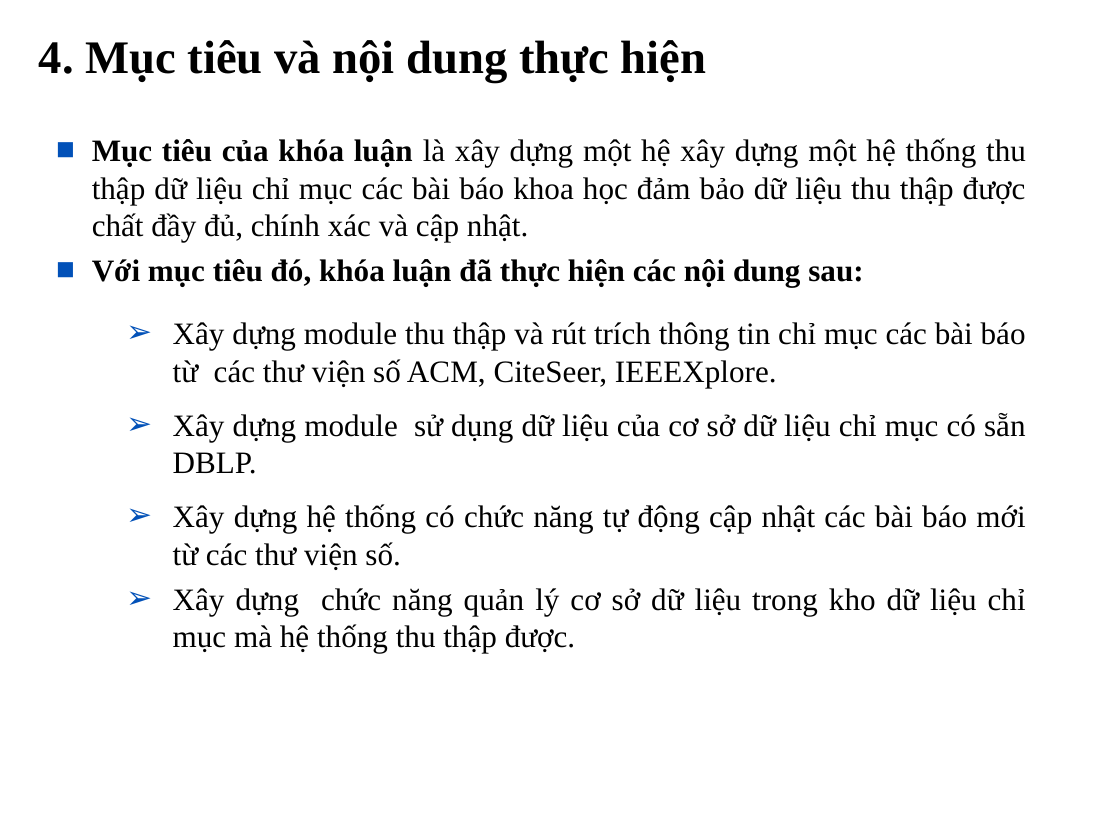
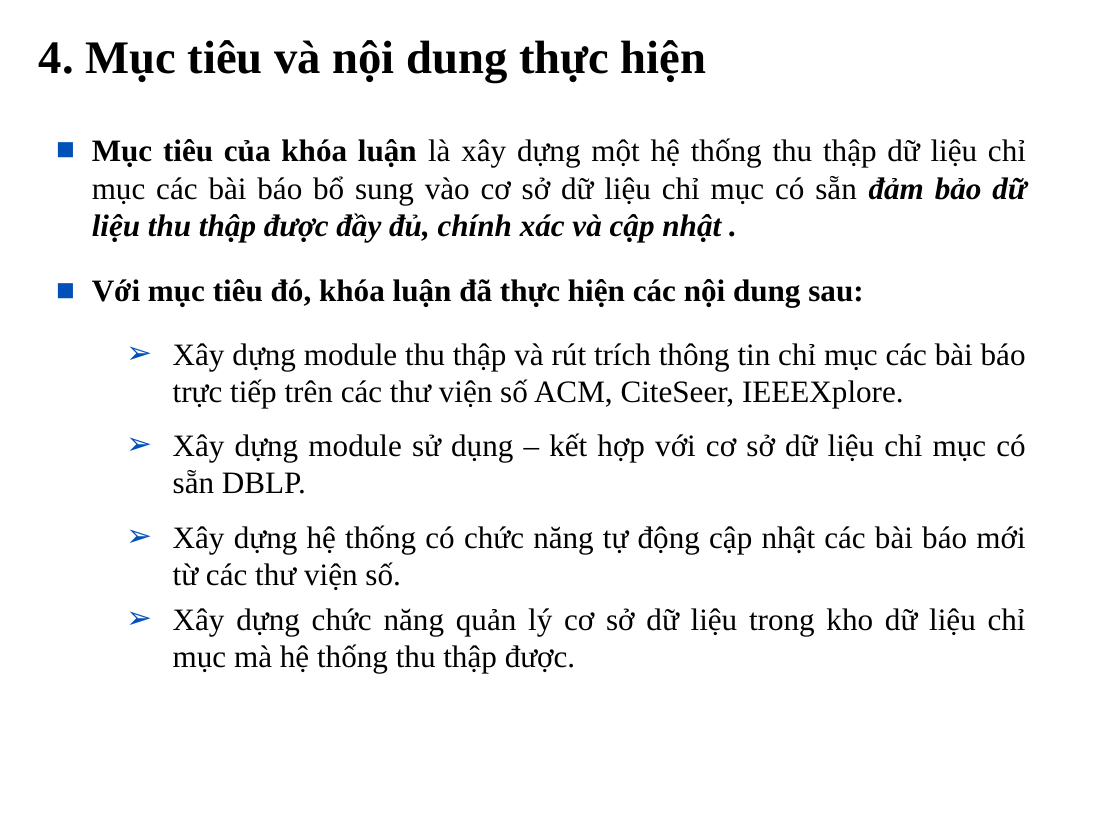
Before and after one commit to tiendv/detaitotnghiep, a slide deck: slide 7 of Report/Slide Baove/Final_slide.ppt. Drawn at 1120x840 pixels with LibreOffice and Linux fonts; fonts in the diff are those of the drawing; background and template pictures are left out. Boxes give left, top, right and bottom in pixels: in the first picture for what was removed or moved away, otherwise in the second. Text is boxed around its words. In the diff, an @@ line names an element or a change of style, - is before the commit and + after.

```diff
--- a/Report/Slide Baove/Final_slide.ppt
+++ b/Report/Slide Baove/Final_slide.ppt
@@ text at (x1=92, y1=138, x2=1026, y2=242): text changed @@
-■ Mục tiêu của khóa luận là xây dựng một hệ xây dựng một hệ thống thu thập dữ liệu chỉ mục các bài báo khoa học đảm bảo dữ liệu thu thập được chất đầy đủ, chính xác và cập nhật.
+■ Mục tiêu của khóa luận là xây dựng một hệ thống thu thập dữ liệu chỉ mục các bài báo bổ sung vào cơ sở dữ liệu chỉ mục có sẵn đảm bảo dữ liệu thu thập được đầy đủ, chính xác và cập nhật .
@@ text at (x1=173, y1=343, x2=1026, y2=494): text changed @@
-  ➢ Xây dựng module thu thập và rút trích thông tin chỉ mục các bài báo từ các thư viện số ACM, CiteSeer, IEEEXplore.
-  ➢ Xây dựng module sử dụng dữ liệu của cơ sở dữ liệu chỉ mục có sẵn DBLP.
+  ➢ Xây dựng module thu thập và rút trích thông tin chỉ mục các bài báo trực tiếp trên các thư viện số ACM, CiteSeer, IEEEXplore.
+  ➢ Xây dựng module sử dụng – kết hợp với cơ sở dữ liệu chỉ mục có sẵn DBLP.
```
Also in this commit, not shown: 11 other slides changed, 1 slide added.
